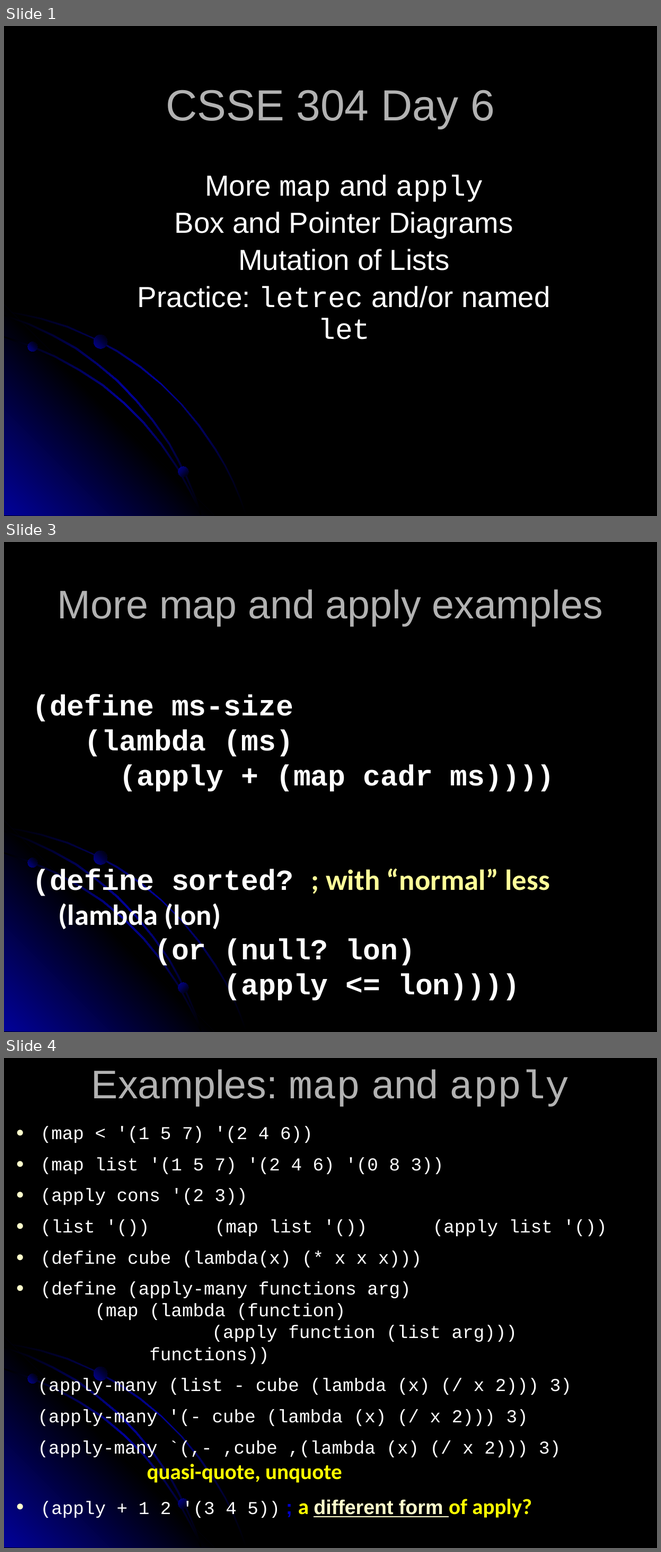
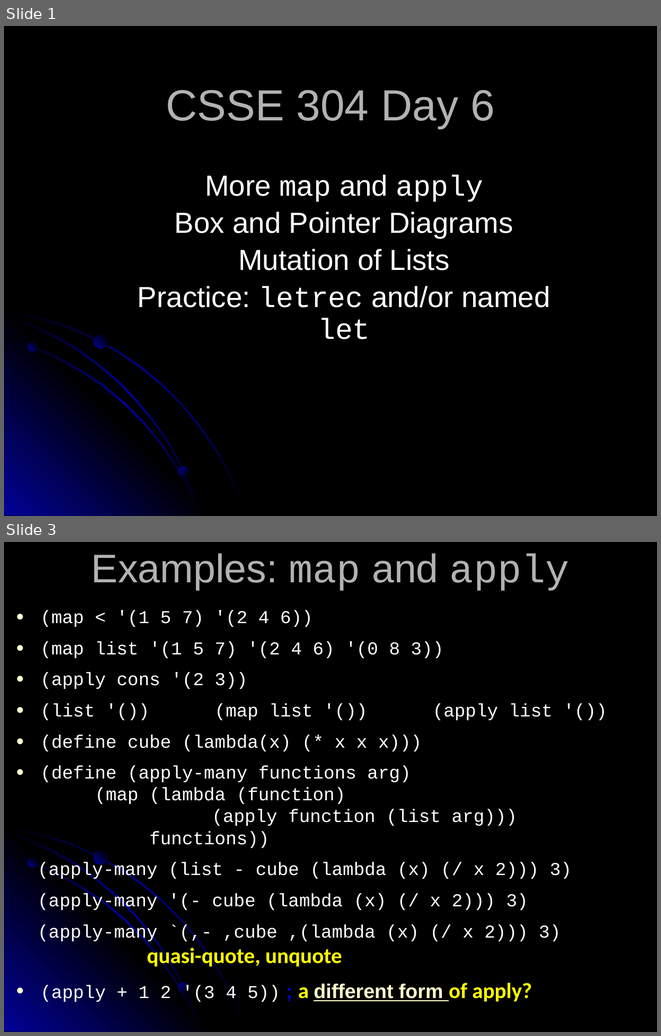
Before and after one commit to RHIT-CSSE/csse304, a slide deck: ClassMaterials/OddsAndEnds/06-OddsAndEnds.pptx. Shown one above the other, each under a label of ours: slides 1, 3 and 4 before the commit, slides 1 and 3 after it; the slides between them are not shown. The pictures are 661x1552 and 661x1036 pixels, drawn with LibreOffice and Linux fonts; fonts in the diff are those of the drawing. Boxes give left, top, right and bottom in pixels: in the first picture for what was removed or moved away, otherwise in the second. Text is boxed around its words. In the diff, an @@ line names an element or a change of style, - is before the commit and + after.

```diff
--- a/ClassMaterials/OddsAndEnds/06-OddsAndEnds.pptx
+++ b/ClassMaterials/OddsAndEnds/06-OddsAndEnds.pptx
@@ slide 3 removed at bbox=[4, 542, 657, 1032], background #000000; not listed: 7 template elements that a slide beside it also shows @@
@@ title removed at bbox=[58, 589, 603, 626] @@
-More map and apply examples
@@ text removed at bbox=[32, 695, 555, 1000] @@
-(define ms-size
-(lambda (ms)
-(apply + (map cadr ms))))
-(define sorted? ; with “normal” less
-(lambda (lon)
-(or (null? lon)
-(apply <= lon))))
@@ what was slide 4 is now slide 3 @@
```
Also in this commit, not shown: 1 slide changed, 1 slide added, 3 other files.
